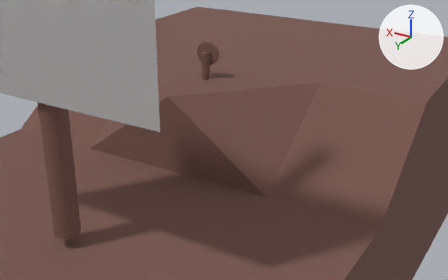
What one commit did to the Blender file blender/Ship.blend.
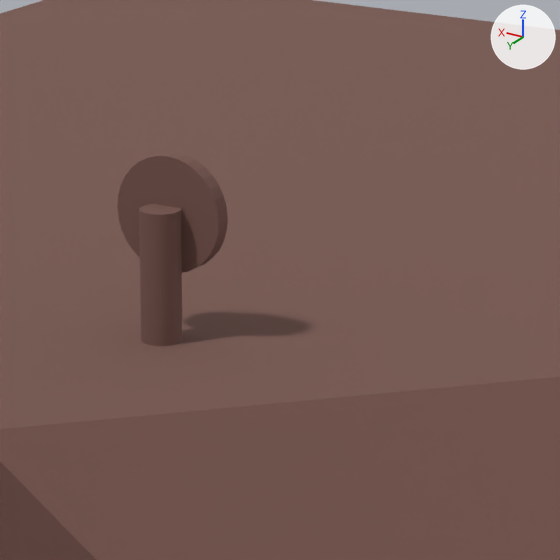
Each version is shown from a camera (50 mm lens) standing at (-8.51, 13.85, 9.15) and looking at (-0.41, 0.34, 2.4), then close up on the part from 39% to 64% of the width and 4% to 44% of the height. The lights are fixed; the arrows at upper right show +X, +Y and +Z. The first two pictures are the older version.

The scene before the commit, as lines of its bpy script (objects in view):
```python
me_mesh = bpy.data.meshes.new('mesh')
me_mesh.from_pydata(...)  # 40 vertices, 40 faces; spans x -5.3..6.2, y -8.5..16.1, z -2.3..3.9
me_mesh.materials.append(mat_material)  # brown #795850
me_mesh_001 = bpy.data.meshes.new('mesh.001')
me_mesh_001.from_pydata(...)  # a 32-sided cylinder along y spanning x 0.121..0.772, y -0.274..-0.177, z 4.266..4.917; a 32-sided cylinder along z spanning x 0.333..0.56, y -0.218..0.009, z 3.832..4.642
me_mesh_001.materials.append(mat_material)  # brown #795850
ob_boat = bpy.data.objects.new('Boat', me_mesh)
ob_boat.location = (0.0, 0.0, 0.0)
ob_steeringwheel = bpy.data.objects.new('SteeringWheel', me_mesh_001)
ob_steeringwheel.location = (0.0, 0.0, 0.0)
```
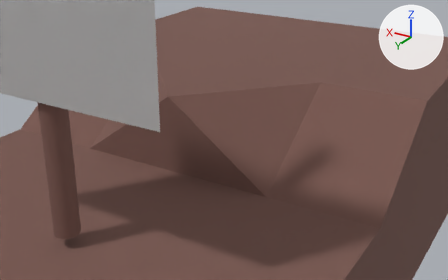
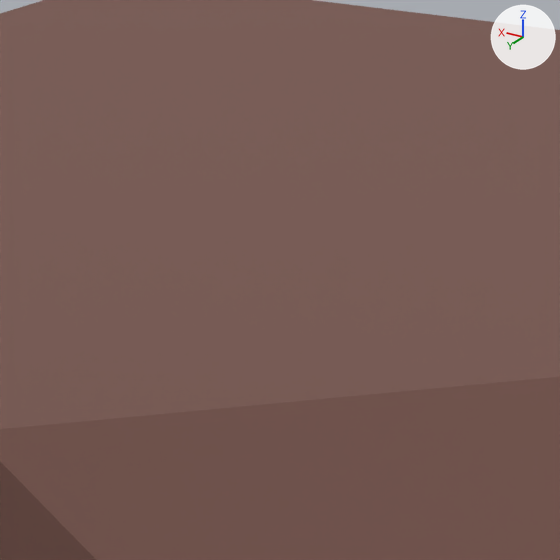
Where the change shows, as pixel boxes (x1, y1, x2, y2) in the close-ups (560 x 560 px):
'SteeringWheel', deleted (brown)
    before: (117, 152, 228, 346)

Patch to the scene script:
```diff
--- a/blender/Ship.blend.py
+++ b/blender/Ship.blend.py
@@ ob_steeringwheel @@
-ob_steeringwheel = bpy.data.objects.new('SteeringWheel', me_mesh_001)
-ob_steeringwheel.location = (0.0, 0.0, 0.0)
```
